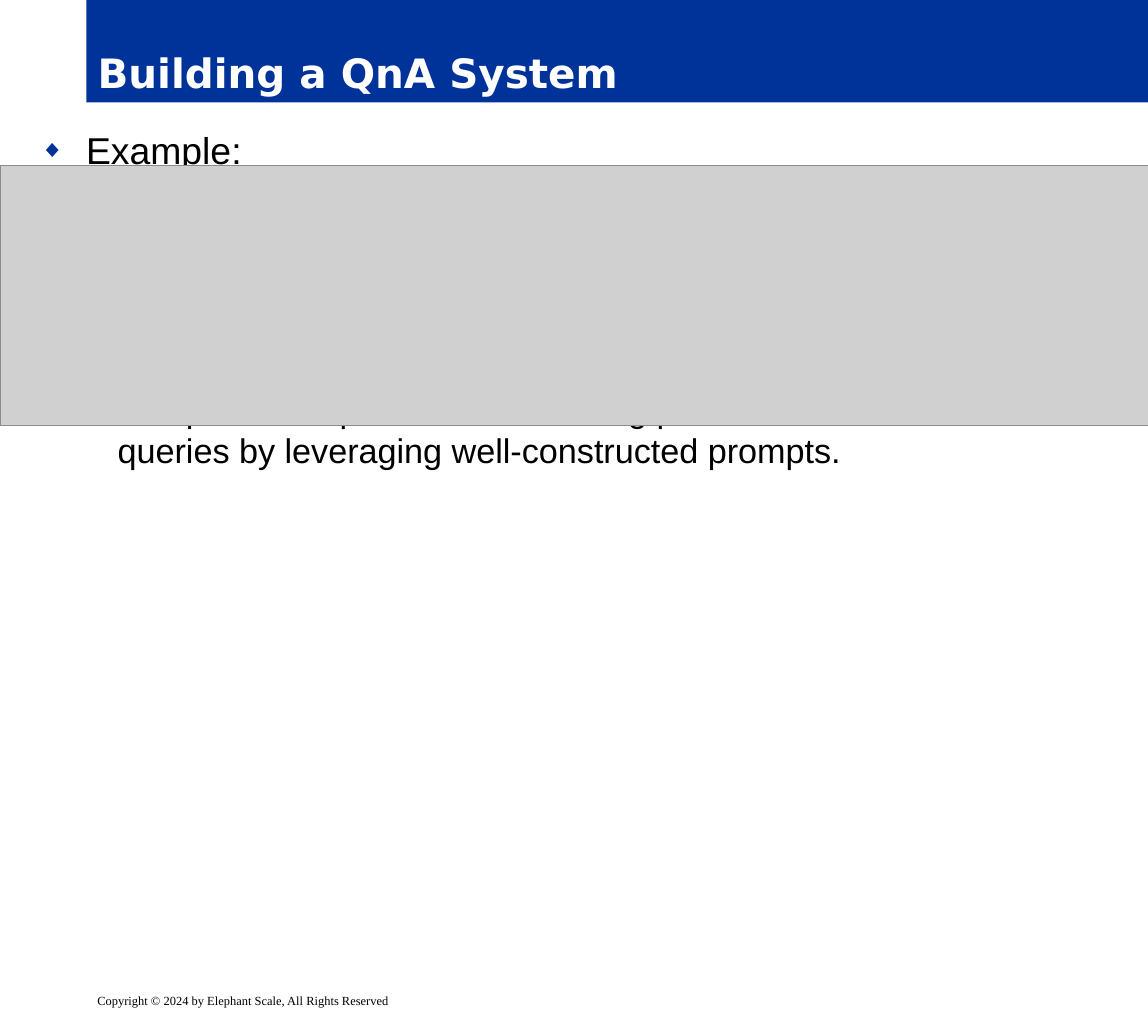
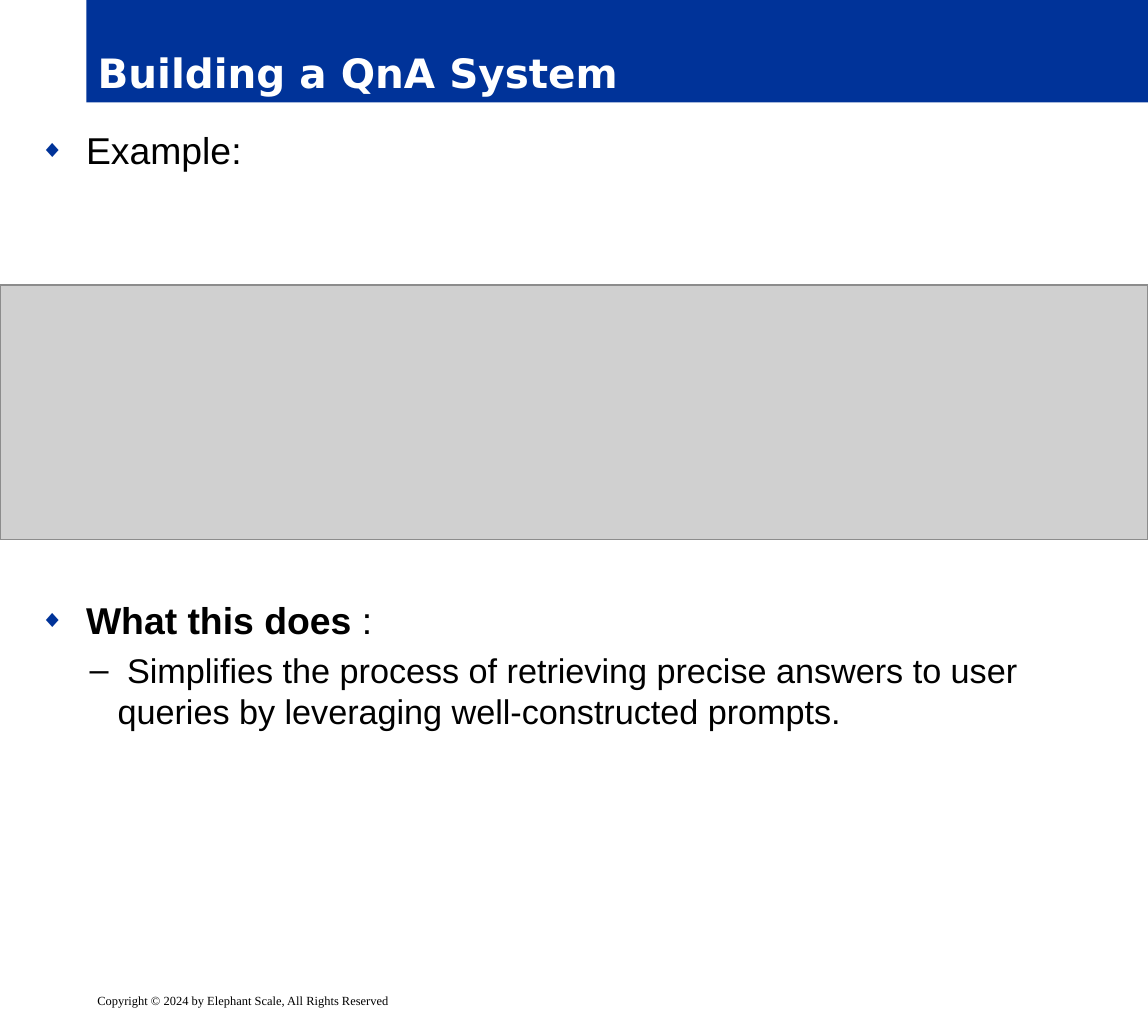
Before and after one commit to elephantscale/es-training-new, a slide deck: slide 21 of building-ai-applications/ready/04__Langchain.pptx. Drawn at 1148x1016 pixels with LibreOffice and Linux fonts; fonts in the diff are those of the drawing; grey boxes stand for pictures; background and template pictures are left out. Boxes give left, top, right and bottom in pixels: in the first picture for what was removed or moved away, otherwise in the second. Text is boxed around its words. In the diff, an @@ line names an element or a change of style, - is before the commit and + after.

```diff
--- a/building-ai-applications/ready/04__Langchain.pptx
+++ b/building-ai-applications/ready/04__Langchain.pptx
@@ text "Example:" rewrapped from <box>86,137,1017,469</box> to <box>86,137,1017,730</box> @@
@@ picture: place and size @@
-picture at <box>0,166,1148,426</box>
+picture at <box>0,286,1148,541</box>
```
Also in this commit, not shown: 10 other slides changed.
